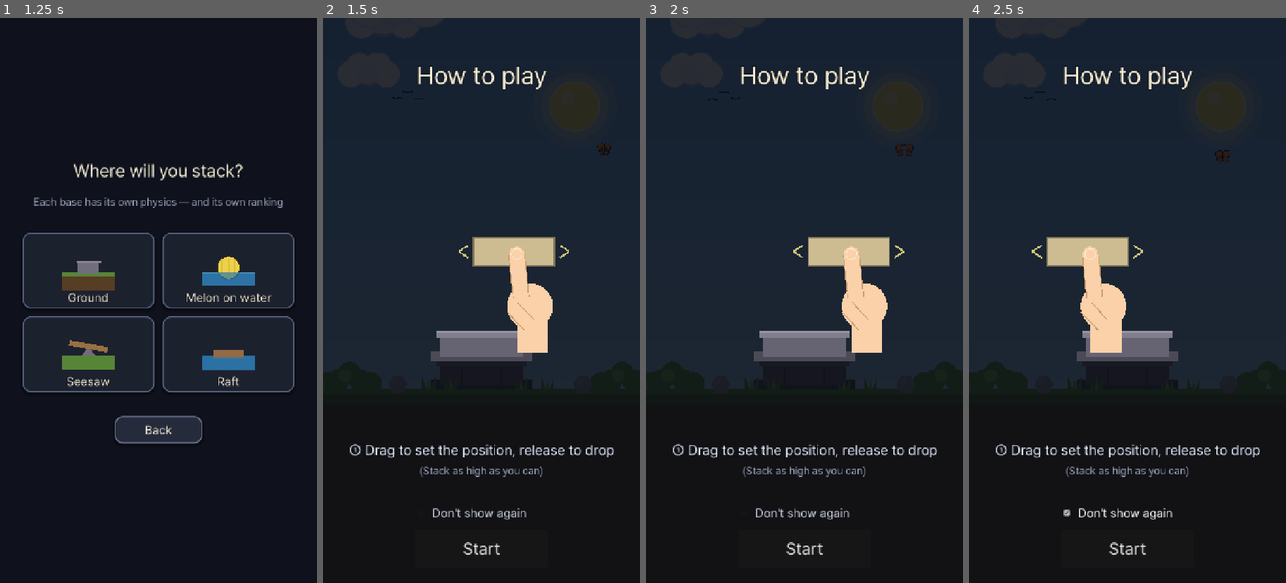
Above: before the commit, frames 1-4 (left to right).
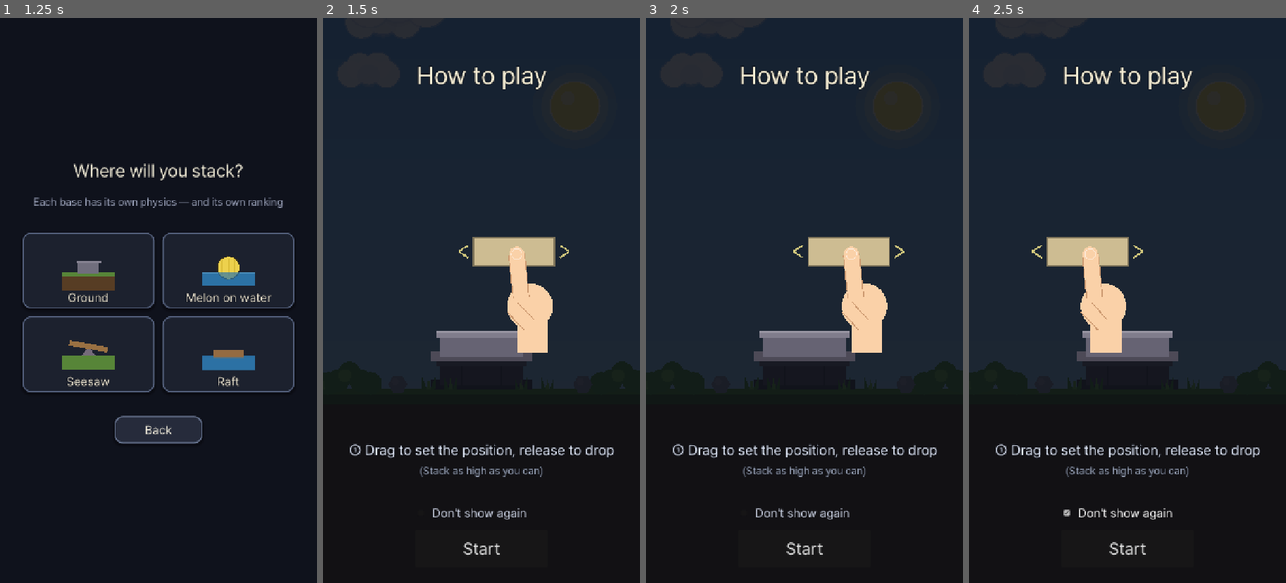
Above: after the commit, the same moments.

Repository: jungrok5/babel-tower
Game: Godot game, scene res://scenes/Main.tscn
Two runs of this game, one before a commit and one after it. Both use one fixed random seed, a clock stepped at 60 frames per second and the inputs below.
Inputs:
- Up to frame 1 (1.25 s): click "Brick" at 0.5 s
- Up to frame 2 (1.5 s): click "Ground" at 1.25 s
- Up to frame 3 (2 s): no input
- Up to frame 4 (2.5 s): click "Don't show again" at 2 s

Frame 1 is identical in both runs. In frame 2, 0.1% of the frame differs, in the area x 21-91%, y 12-25%; in frame 3, 0.1%, in the area x 19-85%, y 13-25%; in frame 4, 0.1%.

Commit message:
bird: decorative only (no collision, all bases); remove butterflies
- Perching bird never enables its collider now — it's a pure visual
  distraction that sits on the top block (tracking it as it moves/tilts)
  without disturbing the tower. Re-enabled on every base type.
- Butterflies removed from the ambient world.

Co-Authored-By: Claude Opus 4.8 <noreply@anthropic.com>
Claude-Session: https://claude.ai/code/session_01Jx8xk1vyhwdsC6SaQay3dQ

Diff:
--- a/scripts/bird.gd
+++ b/scripts/bird.gd
@@ -1,7 +1,7 @@
 extends AnimatableBody2D
-## 새: 날아 들어와 잠시 로밍하다 블록 위에 앉는다. 물리 객체라서 앉아 있을 때 그 위로
-## 블록을 놓으면 새에 걸쳐 기울고, 날아갈 때 위로 블록을 들어올리며 떠난다.
-## 로밍/진입 중에는 충돌을 꺼서 블록을 치지 않는다.
+## 새: 날아 들어와 잠시 로밍하다 블록 위에 앉았다 떠난다.
+## 물리 없음(장식·집중 흐리기용) — 충돌을 절대 켜지 않아 탑을 건드리지 않는다.
+## 앉을 때는 꼭대기 블록 윗면을 따라 '시각적으로만' 붙어 있는다.
 
 signal left
 
@@ -76,9 +76,8 @@
 				var pp := _perch_point()
 				position = position.lerp(pp, 0.16)
 				if position.distance_to(pp) < 14.0:
-					# 자리에 도착한 뒤에야 충돌을 켠다 → 탑을 들이받지 않음
+					# 물리 없음: 충돌을 켜지 않고 블록 윗면에 시각적으로만 앉는다
 					position = pp
-					cshape.disabled = false
 					s = S.PERCH
 					timer = randf_range(3.5, 6.5)
 		S.PERCH:
--- a/scripts/main.gd
+++ b/scripts/main.gd
@@ -580,9 +580,7 @@
 
 func _spawn_bird() -> void:
 	bird_timer = randf_range(7.0, 13.0)
-	# 앉는 새는 안정된 '땅' 바닥에서만 (물/시소 등 불안정 바닥에선 탑을 무너뜨려서 뺀다)
-	if current_base.get("id", "ground") != "ground":
-		return
+	# 물리 없는 장식용 새 — 모든 바닥에서 등장(집중 흐리기용, 탑은 안 건드림)
 	var m := _meters()
 	if m < 10 or m > 150:          # 지면 근처·고공엔 (앉는) 새 없음
 		return
--- a/scripts/sky.gd
+++ b/scripts/sky.gd
@@ -68,7 +68,6 @@
 ## 환경요소를 매 판마다 새로 뿌린다(랜덤 · 희귀 요소 포함) → "이번엔 뭐가 보일까"
 func regen_env() -> void:
 	_env.clear()
-	_add("butterfly", randf_range(4.0, 40.0), {"col": _pick(_BFLY_COLS), "ph": randf() * TAU, "par": randf_range(1.05, 1.3)})
 	_add("birdflock", randf_range(30.0, 110.0), {"n": randi_range(3, 5), "dir": _dir(), "spd": randf_range(22.0, 42.0), "par": randf_range(0.7, 1.0)})
 	for i in 2:
 		_add("balloon", randf_range(60.0, 260.0), {"col": _pick(_BAL_COLS), "rise": randf_range(4.0, 9.0), "ph": randf() * TAU, "par": randf_range(0.85, 1.15)})
@@ -87,7 +86,6 @@
 ## 테스트용: 모든 종류를 알려진 고도에 하나씩 강제 배치(스샷 검증).
 func force_all_env() -> void:
 	_env.clear()
-	_add("butterfly", 15.0, {"col": _BFLY_COLS[0], "ph": 0.0, "par": 1.2})
 	_add("birdflock", 60.0, {"n": 5, "dir": 1.0, "spd": 30.0, "par": 0.9})
 	_add("balloon", 120.0, {"col": _BAL_COLS[0], "rise": 0.0, "ph": 0.0, "par": 1.0})
 	_add("plane", 130.0, {"dir": 1.0, "spd": 0.0, "par": 0.7})
